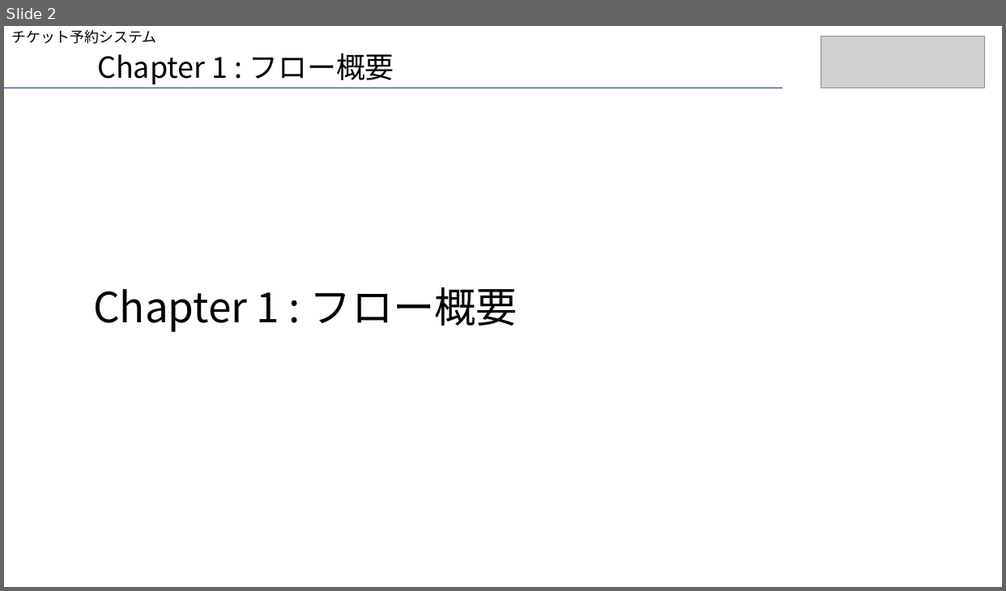
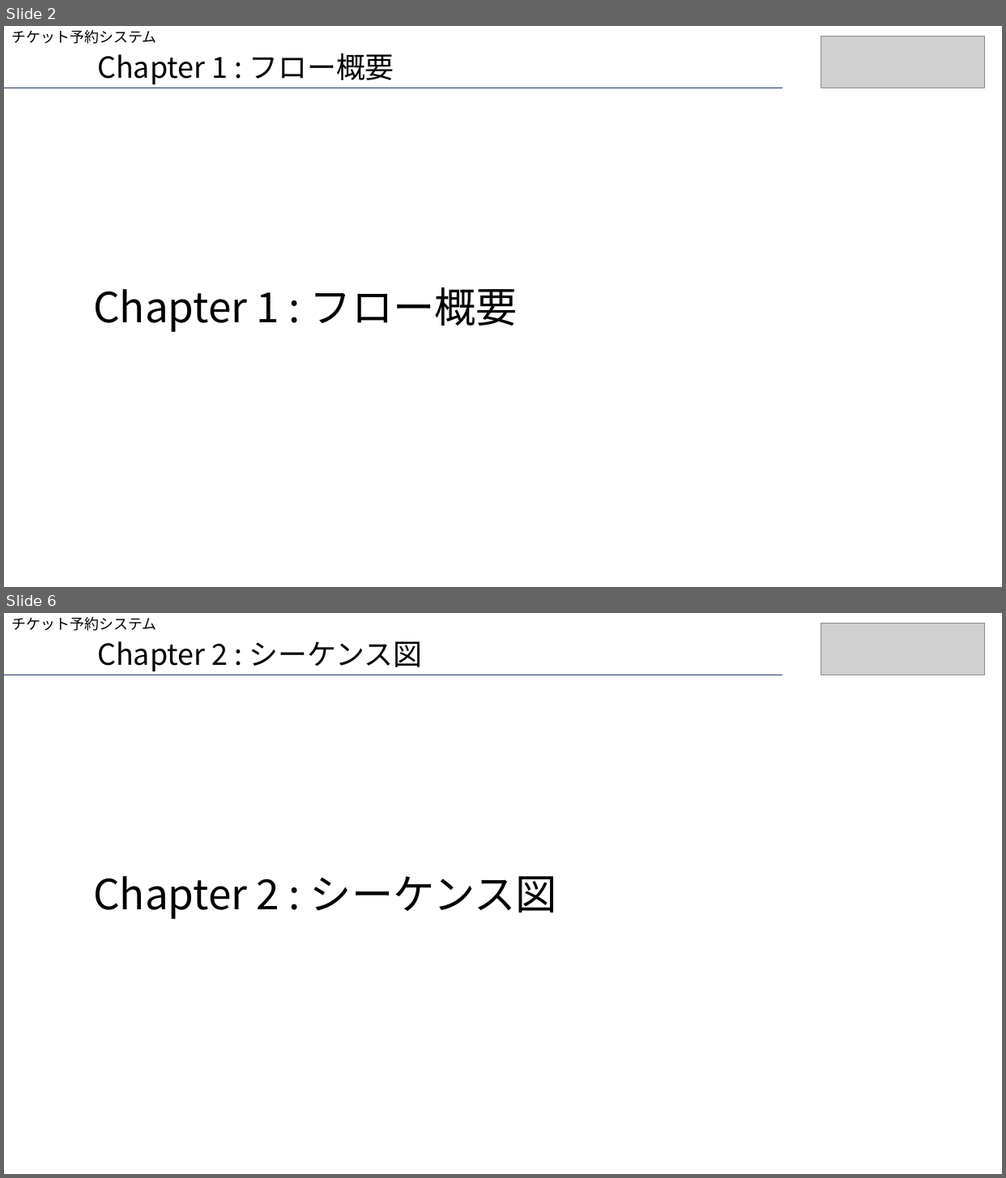
Before and after one commit to aokib7605/resat_sql, a slide deck: りざっと案件_詳細設計書.pptx. Shown one above the other, each under a label of ours: slide 2 before the commit, slides 2 and 6 after it; the slides between them are not shown. The pictures are 1006x591 and 1006x1178 pixels, drawn with LibreOffice and Linux fonts; fonts in the diff are those of the drawing; grey boxes stand for pictures. Boxes give left, top, right and bottom in pixels: in the first picture for what was removed or moved away, otherwise in the second. Text is boxed around its words. In the diff, an @@ line names an element or a change of style, - is before the commit and + after.

```diff
--- a/りざっと案件_詳細設計書.pptx
+++ b/りざっと案件_詳細設計書.pptx
@@ slide 6 added at (4, 613, 1002, 1174), background #FFFFFF @@
@@ subtitle added at (11, 617, 156, 631), 14 pt, text #000000 @@
+チケット予約システム
@@ picture added at (821, 623, 986, 675) @@
@@ text added at (97, 641, 422, 672), 28 pt, text #000000 @@
+Chapter 2 : シーケンス図
@@ line added from (4, 675) to (782, 675), #203864 1 pt @@
@@ text added at (93, 876, 557, 919), 40 pt, text #000000 @@
+Chapter 2 : シーケンス図
```
Also in this commit, not shown: 2 slides changed, 1 other slide added.
